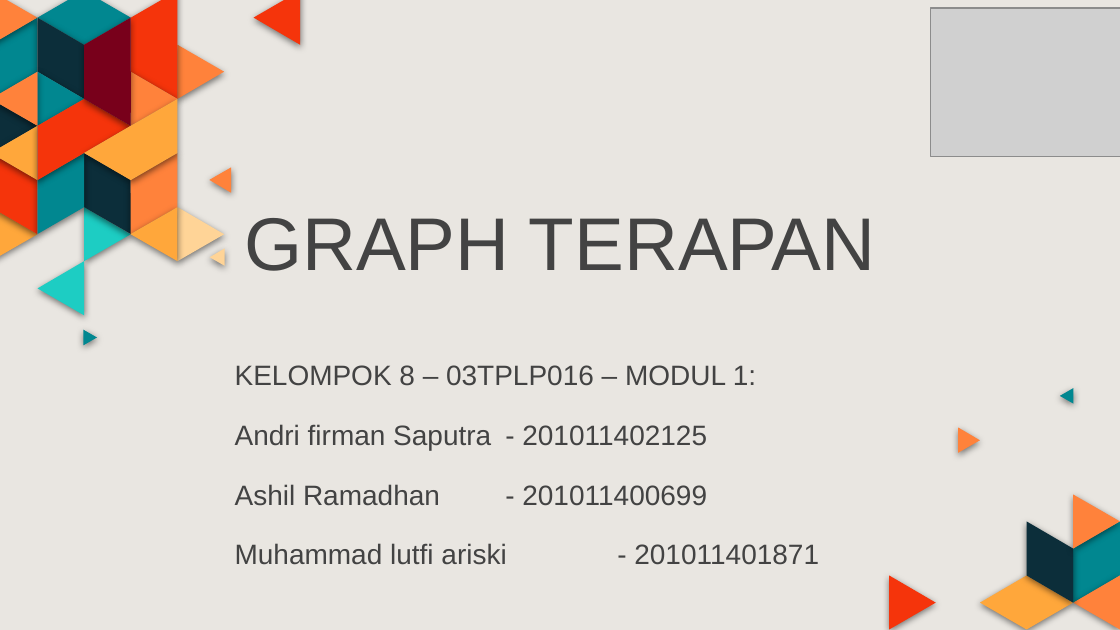
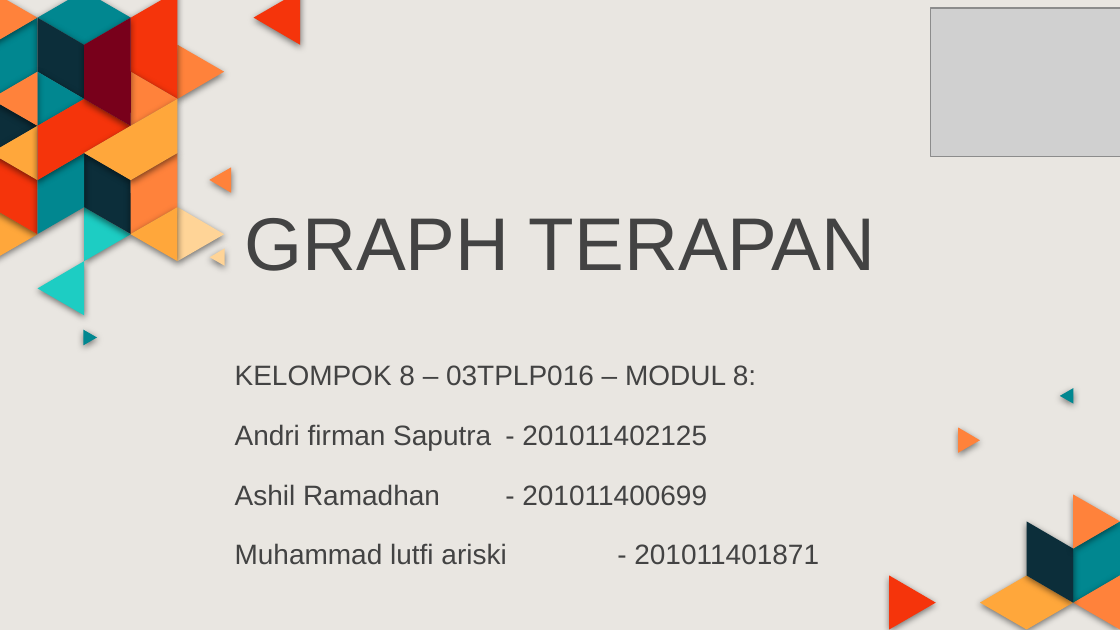
Before and after one commit to hako-975/UNPAM-File, a slide deck: slide 1 of semester 3/Graph Terapan/GRAPH TERAPAN - Kelompok 8 - Modul 8.pptx. Drawn at 1120x630 pixels with LibreOffice and Linux fonts; fonts in the diff are those of the drawing; grey boxes stand for pictures. Boxes give left, top, right and bottom in pixels: in the first picture for what was removed or moved away, otherwise in the second. Text is boxed around its words. In the diff, an @@ line names an element or a change of style, - is before the commit and + after.

```diff
--- a/semester 3/Graph Terapan/GRAPH TERAPAN - Kelompok 8 - Modul 8.pptx
+++ b/semester 3/Graph Terapan/GRAPH TERAPAN - Kelompok 8 - Modul 8.pptx
@@ subtitle at [235, 365, 756, 386]: text changed @@
-KELOMPOK 8 – 03TPLP016 – MODUL 1:
+KELOMPOK 8 – 03TPLP016 – MODUL 8:
```
Also in this commit, not shown: 1 other slide changed, 1 slide added, 15 other files.
